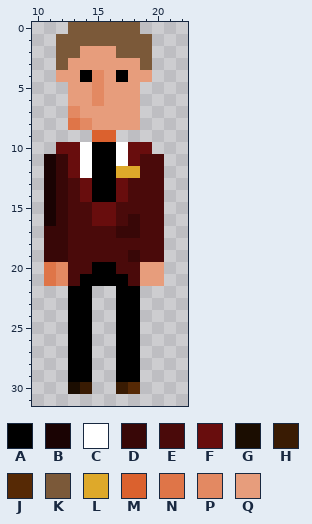
File history of a pixel-art file, HQ_AGS/Assets/Visual/Aseprite_files/TrainOfficer_Londres_32_u.aseprite. Above: the version before the commit.
32x32 pixels, 1 frame. Shown: x 10..22, y 0..31.
Palette (. is transparent): A #000000  B #1a0303  C #ffffff  D #380707  E #4a0a0a  F #680d0d  G #1b0d01  H #391b03  J #562905  K #7b5939  L #dea92a  M #db612e  N #df7548  P #e38962  Q #e79d7c
Once edited:
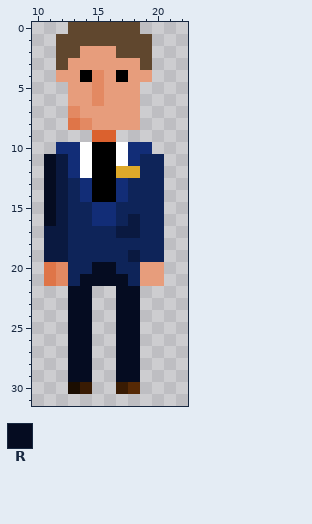
Colours new in this view: R #050c21
Message: Export png assets gare londres
The edit:
colour D: #380707 -> #0a1940
colour E: #4a0a0a -> #0e2459
colour F: #680d0d -> #122d77
colour K: #7b5939 -> #60472e
Changed rows in their new state; - is a pixel that keeps its letter.
first column x 11:
11 R
12 R
13 R
14 R
15 R
16 R
first column x 13:
20 --RR--
21 -RRRR-
22 RR--RR
23 RR--RR
24 RR--RR
25 RR--RR
26 RR--RR
27 RR--RR
28 RR--RR
29 RR--RR
Where, in picture pixels (left, top, right, bottom), the same in both pictures:
changed: (56, 22, 152, 70)
changed: (44, 142, 164, 382)
